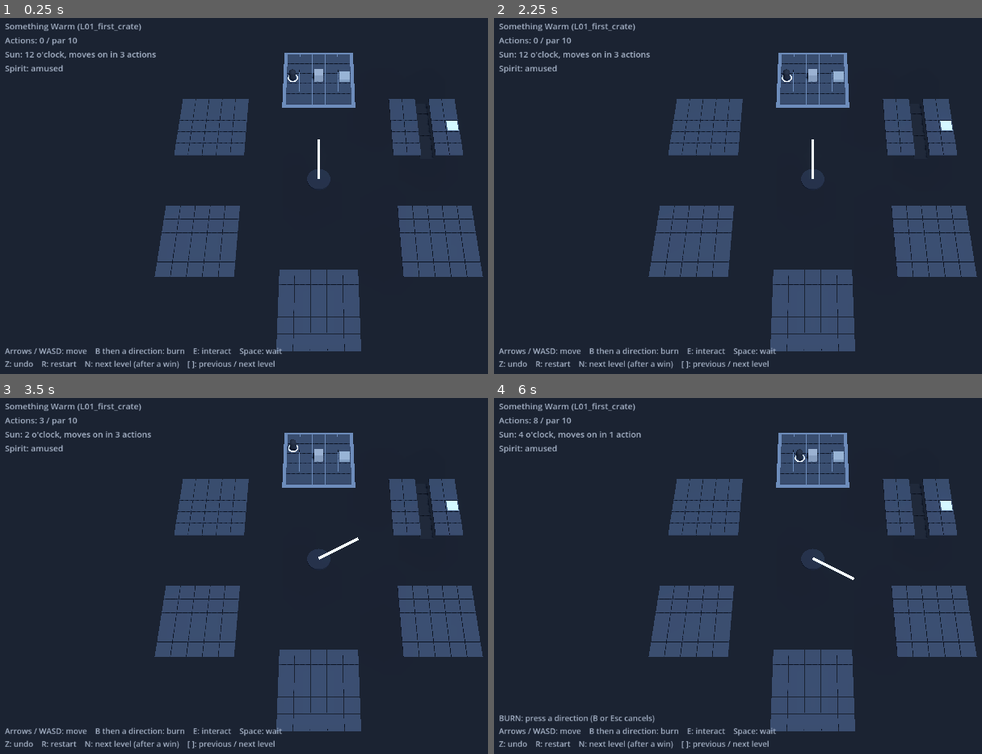
Above: before the commit, frames 1-4 (two rows, left to right).
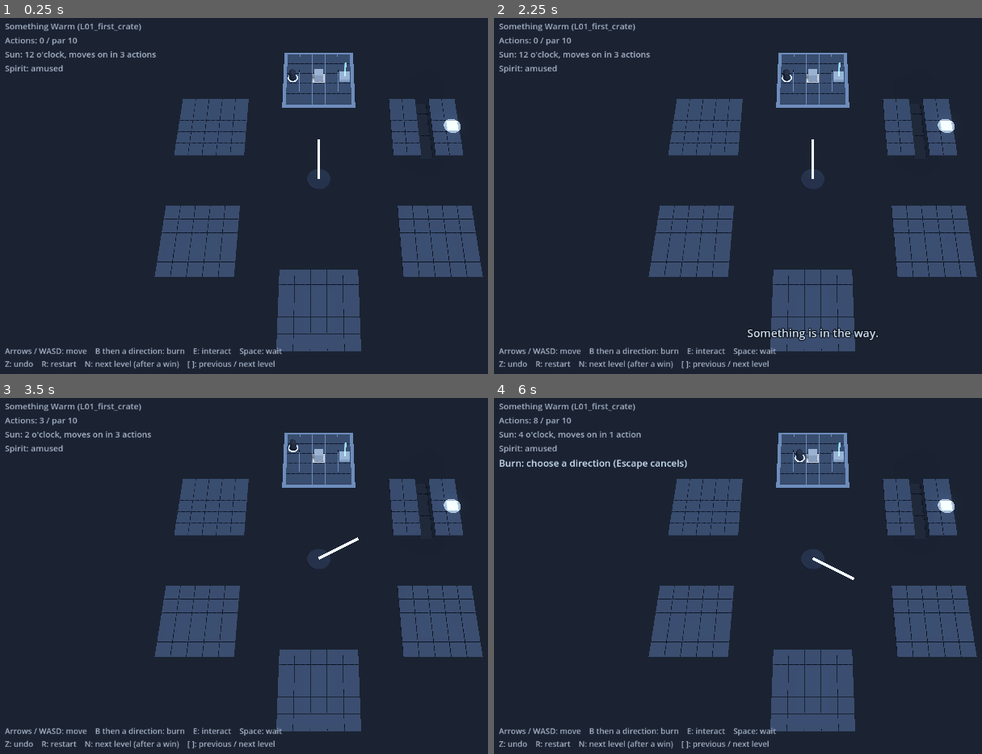
Above: after the commit, the same moments.

Repository: mariam-r23/Pyres_of_the_hours_NasCon
Game: Godot game, scene res://presentation/main.tscn
Two runs of this game, one before a commit and one after it. Both use one fixed random seed, a clock stepped at 60 frames per second and the inputs below.
Inputs:
- Up to frame 1 (0.25 s): no input
- Up to frame 2 (2.25 s): tap Enter at 0.5, 2 s; hold Right 0.53-1.28 s; tap B at 0.6 s; tap Space at 0.77, 1.25, 1.52 s; hold Down 1.28-2.03 s; tap Z at 1.35 s; hold Right from 2.03 s (still down); tap R at 2.1 s
- Up to frame 3 (3.5 s): tap Space at 2.75, 3.02 s; release Right at 2.78 s; hold Up from 2.78 s (still down); tap E at 2.85 s
- Up to frame 4 (6 s): tap Enter at 3.5, 5.1 s; release Up at 3.53 s; hold Left 3.53-5.03 s; tap N at 3.6 s; tap Space at 3.77, 4.25, 4.52 s; tap Q at 4.35 s; hold Down 5.03-5.78 s; hold Right from 5.78 s (still down); tap B at 5.85 s

The runs differ from the first frame. In frame 1, 0.1% of the frame differs, in the area x 64-95%, y 12-33%; in frame 2, 0.6%; in frame 3, 0.1%; in frame 4, 0.8%, in the area x 1-95%, y 12-92%.

Commit message:
feat(presentation): feedback for rejected actions, stair/exit/burnable markers
Rejected actions show a friendly line (one REJECTION_MESSAGES table,
raw reason as fallback) near the bottom center that fades after ~1.5 s
and clears on the next valid action. A context hint under the status
shows "Press E to use the stair." on a stair and the burn-mode prompt.
Stairs get a cold-light column, the exit a pale halo, and flammable
INTACT objects a faint warm-white edge that goes once burned. The player
stands on top of a stair. Also turns raw newlines inside main.gd strings
back into \n escapes.

Co-Authored-By: Claude Opus 5.5 <noreply@anthropic.com>

Diff:
--- a/presentation/main.gd
+++ b/presentation/main.gd
@@ -11,16 +11,35 @@
 const LevelList := preload("res://presentation/level_list.gd")
 const Sun := preload("res://core/sun.gd")
 
-const WON_NEXT_TEXT := "You reached the exit.
-Press N for the next level, R to restart."
-const WON_LAST_TEXT := "That was the last level for now.
-Press R to restart."
-const FAILED_TEXT := "The dial completed.
-Press R to restart or Z to undo."
+const WON_NEXT_TEXT := "You reached the exit.\nPress N for the next level, R to restart."
+const WON_LAST_TEXT := "That was the last level for now.\nPress R to restart."
+const FAILED_TEXT := "The dial completed.\nPress R to restart or Z to undo."
 const NO_LEVELS_TEXT := "No levels found in levels/data/."
-const CONTROLS_TEXT := "Arrows / WASD: move    B then a direction: burn    E: interact    Space: wait
-Z: undo    R: restart    N: next level (after a win)    [ ]: previous / next level"
-const BURN_MODE_TEXT := "BURN: press a direction (B or Esc cancels)"
+const CONTROLS_TEXT := "Arrows / WASD: move    B then a direction: burn    E: interact    Space: wait\nZ: undo    R: restart    N: next level (after a win)    [ ]: previous / next level"
+const BURN_HINT := "Burn: choose a direction (Escape cancels)"
+const STAIR_HINT := "Press E to use the stair."
+
+## Friendly line for every rejection reason (clarification 11, plus undo's
+## nothing_to_undo). An unmapped reason is shown as its raw string.
+const REJECTION_MESSAGES := {
+	"out_of_bounds": "That is the edge of the room.",
+	"blocked_terrain": "A wall or a gap blocks the way.",
+	"blocked_object": "Something is in the way.",
+	"shadow_blocks": "A shadow blocks the way. Fire can destroy it.",
+	"not_on_stair": "Stand on a stair to use it.",
+	"arrival_blocked": "The way out of the stair is blocked.",
+	"nothing_to_burn": "Nothing to burn there.",
+	"not_flammable": "That will not burn.",
+	"not_intact": "That is already burned.",
+	"ash_target_occupied": "The ash has nowhere to land.",
+	"shadow_wakes_on_you": "A shadow would wake on you. Do something else.",
+	"level_over": "The level is over. Z undoes, R restarts.",
+	"unknown_action": "That does nothing.",
+	"nothing_to_undo": "Nothing to undo.",
+}
+## Seconds the rejection line stays fully visible, then fades.
+const FEEDBACK_HOLD := 1.0
+const FEEDBACK_FADE := 0.5
 
 ## Cold, dark world (see room_view.gd COLORS for the color rule).
 const BACKGROUND := Color(0.035, 0.045, 0.065)
@@ -28,6 +47,7 @@
 const FOG := Color(0.10, 0.12, 0.16)
 const LIGHT := Color(0.80, 0.86, 0.95)
 const TEXT_COLOR := Color(0.65, 0.70, 0.78)
+const HINT_COLOR := Color(0.80, 0.88, 0.96)
 
 var controller: Node
 var clock: Node3D
@@ -38,6 +58,9 @@
 var _message: Label
 var _hint: Label
 var _status: Label
+var _context: Label
+var _feedback: Label
+var _feedback_tween: Tween
 var _refresh_queued := false
 
 
@@ -62,6 +85,10 @@
 	for type in ["action_applied", "action_rejected", "undo_done", "shadow_appeared",
 			"shadow_destroyed", "level_won", "level_failed"]:
 		bus.connect(type, func(_event): _queue_refresh())
+	bus.action_rejected.connect(func(event): show_feedback(rejection_message(event.get("reason", ""))))
+	# A valid action makes an old rejection line stale; clear it at once.
+	bus.action_applied.connect(func(_event): hide_feedback())
+	bus.undo_done.connect(func(_event): hide_feedback())
 	bus.level_loaded.connect(_on_level_loaded)
 	bus.level_restarted.connect(_queue_refresh)
 	controller.burn_mode_changed.connect(_on_burn_mode_changed)
@@ -102,9 +129,7 @@
 	var errors: Array = controller.load_level(entry["path"])
 	if not errors.is_empty():
 		level_id = previous_id
-		_show_message("Could not load %s:
-%s" % [entry["id"], "
-".join(PackedStringArray(errors))])
+		_show_message("Could not load %s:\n%s" % [entry["id"], "\n".join(PackedStringArray(errors))])
 	return errors
 
 
@@ -118,12 +143,28 @@
 	return ""
 
 
+## Friendly text for a rejection reason; the raw reason if it is not mapped.
+static func rejection_message(reason: String) -> String:
+	return REJECTION_MESSAGES.get(reason, reason)
+
+
+## The hint under the status label: burn mode first, then "stand on a stair",
+## else "". Reads the state only (what is on the player's tile).
+static func context_hint(state, burn_mode: bool) -> String:
+	if state == null or state.status != "playing":
+		return ""
+	if burn_mode:
+		return BURN_HINT
+	if state.object_at(state.player_hour, state.player_slot).get("type") == "stair":
+		return STAIR_HINT
+	return ""
+
+
 ## Top-left status: level, actions / par, sun, spirit mood.
 static func status_text(meta: Dictionary, id: String, state) -> String:
 	var title: String = meta.get("title", "")
 	var par: int = meta.get("par_actions", -1)
-	return "
-".join(PackedStringArray([
+	return "\n".join(PackedStringArray([
 		"%s (%s)" % [title, id] if title != "" else id,
 		"Actions: %d / par %s" % [state.action_count, str(par) if par >= 0 else "-"],
 		sun_text(state),
@@ -163,6 +204,31 @@
 	clock.refresh_all(state)
 	_show_message(end_message(state.status, LevelList.next_of(level_id) != null))
 	_status.text = status_text(level_meta, level_id, state)
+	_update_context_hint()
+
+
+## Shows a short line near the bottom center, then fades it out.
+func show_feedback(text: String) -> void:
+	if _feedback_tween != null:
+		_feedback_tween.kill()
+	_feedback.text = text
+	_feedback.modulate.a = 1.0
+	_feedback.visible = true
+	_feedback_tween = create_tween()
+	_feedback_tween.tween_interval(FEEDBACK_HOLD)
+	_feedback_tween.tween_property(_feedback, "modulate:a", 0.0, FEEDBACK_FADE)
+	_feedback_tween.tween_callback(func(): _feedback.visible = false)
+
+
+func hide_feedback() -> void:
+	if _feedback_tween != null:
+		_feedback_tween.kill()
+	_feedback.visible = false
+
+
+func _update_context_hint() -> void:
+	_context.text = context_hint(controller.current_state(), controller.burn_mode)
+	_context.visible = _context.text != ""
 
 
 func _show_message(text: String) -> void:
@@ -170,9 +236,8 @@
 	_message.visible = text != ""
 
 
-func _on_burn_mode_changed(active: bool) -> void:
-	_hint.text = (BURN_MODE_TEXT + "
-" if active else "") + CONTROLS_TEXT
+func _on_burn_mode_changed(_active: bool) -> void:
+	_update_context_hint()
 
 
 func _build_world() -> void:
@@ -243,3 +308,27 @@
 	_status.add_theme_font_size_override("font_size", 15)
 	_status.add_theme_color_override("font_color", TEXT_COLOR)
 	layer.add_child(_status)
+
+	# Just under the four status lines.
+	_context = Label.new()
+	_context.set_anchors_and_offsets_preset(Control.PRESET_TOP_LEFT)
+	_context.offset_left = 16
+	_context.offset_top = 112
+	_context.add_theme_font_size_override("font_size", 17)
+	_context.add_theme_color_override("font_color", HINT_COLOR)
+	_context.visible = false
+	layer.add_child(_context)
+
+	# Bottom center, above the controls text.
+	_feedback = Label.new()
+	_feedback.set_anchors_and_offsets_preset(Control.PRESET_CENTER_BOTTOM)
+	_feedback.offset_bottom = -64
+	_feedback.horizontal_alignment = HORIZONTAL_ALIGNMENT_CENTER
+	_feedback.grow_horizontal = Control.GROW_DIRECTION_BOTH
+	_feedback.grow_vertical = Control.GROW_DIRECTION_BEGIN
+	_feedback.add_theme_font_size_override("font_size", 20)
+	_feedback.add_theme_color_override("font_color", HINT_COLOR)
+	_feedback.add_theme_constant_override("outline_size", 6)
+	_feedback.add_theme_color_override("font_outline_color", BACKGROUND)
+	_feedback.visible = false
+	layer.add_child(_feedback)
--- a/presentation/room_view.gd
+++ b/presentation/room_view.gd
@@ -26,6 +26,9 @@
 	"stair": Color(0.55, 0.60, 0.66),        # pale cold steel
 	"exit": Color(0.70, 0.82, 0.90),         # pale cold light
 	"exit_glow": Color(0.35, 0.50, 0.60),
+	"exit_halo": Color(0.85, 0.93, 1.00, 0.35), # pale halo around the exit
+	"stair_marker": Color(0.55, 0.85, 0.95, 0.55), # cold-light column over a stair
+	"burnable_edge": Color(1.00, 0.93, 0.82, 0.55), # faint warm-white edge: "this burns"
 	"ash": Color(0.16, 0.16, 0.17),          # burned remains (charcoal)
 	"ember": Color(0.42, 0.14, 0.07),        # dim ember glow on gameplay ash
 	"shadow_body": Color(0.03, 0.03, 0.04),
@@ -43,6 +46,12 @@
 const EMBER_ENERGY := 0.8
 const SHADOW_TIP_DORMANT_ENERGY := 0.2
 const SHADOW_TIP_ACTIVE_ENERGY := 2.5
+const EXIT_GLOW_ENERGY := 1.6
+const MARKER_ENERGY := 1.0
+const BURNABLE_EDGE_ENERGY := 0.6
+## How far the burnable edge sticks out past the object on each side.
+const BURNABLE_EDGE_MARGIN := 0.12
+const STAIR_COLUMN_HEIGHT := 1.4
 ## Walls are kept low so they do not hide what stands behind them.
 const WALL_HEIGHT := 0.6
 
@@ -106,7 +115,7 @@
 		if sh["hour"] == hour:
 			_draw_shadow(sh["slot"], Sun.is_hour_passed(state, hour))
 	if state.player_hour == hour:
-		_draw_player(state.player_slot)
+		_draw_player(state, hour)
 
 
 func _draw_terrain(tile: String, slot: Vector2i) -> void:
@@ -147,8 +156,33 @@
 		_:
 			size = Vector3(0.5, 0.5, 0.5)
 			lift = 0.25
-	var energy := EMBER_ENERGY if style["emission"] != null else 0.0
+	var energy := 0.0
+	if style["emission"] != null:
+		energy = EXIT_GLOW_ENERGY if obj["type"] == "exit" else EMBER_ENERGY
 	_mesh_box(size, pos + Vector3(0, lift, 0), _material(style["color"], style["emission"], energy))
+
+	var base_y := lift - size.y / 2.0
+	# Burnable (flammable and INTACT): a faint warm-white edge around the base.
+	if obj["flammable"] and obj["state"] == GameStateScript.INTACT:
+		var edge := Vector3(size.x + 2.0 * BURNABLE_EDGE_MARGIN, 0.02, size.z + 2.0 * BURNABLE_EDGE_MARGIN)
+		_mesh_box(edge, pos + Vector3(0, base_y + 0.005, 0),
+			_material(COLORS["burnable_edge"], COLORS["burnable_edge"], BURNABLE_EDGE_ENERGY))
+	match obj["type"]:
+		"stair":
+			# A thin column of cold light, so a stair reads from any distance.
+			var column := CylinderMesh.new()
+			column.top_radius = 0.07
+			column.bottom_radius = 0.07
+			column.height = STAIR_COLUMN_HEIGHT
+			_mesh(column, pos + Vector3(0, base_y + size.y + STAIR_COLUMN_HEIGHT / 2.0, 0),
+				_material(COLORS["stair_marker"], COLORS["stair_marker"], MARKER_ENERGY))
+		"exit":
+			var halo := CylinderMesh.new()
+			halo.top_radius = 0.62
+			halo.bottom_radius = 0.62
+			halo.height = 0.02
+			_mesh(halo, pos + Vector3(0, base_y + 0.004, 0),
+				_material(COLORS["exit_halo"], COLORS["exit_halo"], MARKER_ENERGY))
 
 
 func _draw_shadow(slot: Vector2i, active: bool) -> void:
@@ -165,15 +199,18 @@
 	_mesh(tip, pos + Vector3(0, 0.9, 0), _material(COLORS["shadow_tip"], COLORS["shadow_tip"], energy))
 
 
-func _draw_player(slot: Vector2i) -> void:
+func _draw_player(state: GameStateScript, hour: int) -> void:
+	var slot := state.player_slot
+	# Stand on top of a stair box instead of inside it (stair height 0.3).
+	var floor_y := 0.3 if state.object_at(hour, slot).get("type") == "stair" else 0.0
 	var capsule := CapsuleMesh.new()
 	capsule.radius = 0.25
 	capsule.height = 0.9
-	_mesh(capsule, slot_to_position(slot) + Vector3(0, 0.45, 0), _material(COLORS["player"], null, 0.0))
+	_mesh(capsule, slot_to_position(slot) + Vector3(0, floor_y + 0.45, 0), _material(COLORS["player"], null, 0.0))
 	var ring := TorusMesh.new()
 	ring.inner_radius = 0.3
 	ring.outer_radius = 0.4
-	_mesh(ring, slot_to_position(slot) + Vector3(0, 0.03, 0), _material(COLORS["player_ring"], COLORS["player_ring"], 0.8))
+	_mesh(ring, slot_to_position(slot) + Vector3(0, floor_y + 0.03, 0), _material(COLORS["player_ring"], COLORS["player_ring"], 0.8))
 
 
 func _box(size: Vector3, pos: Vector3, color_key: String) -> void:
--- a/tests/run_tests.gd
+++ b/tests/run_tests.gd
@@ -19,6 +19,7 @@
 	"res://tests/test_presentation.gd",
 	"res://tests/test_views.gd",
 	"res://tests/test_progression.gd",
+	"res://tests/test_feedback.gd",
 ]
 
 ## Our own case file; every *.json in SHARED_CASES_DIR (Mariam's) runs too.
--- /dev/null
+++ b/tests/test_feedback.gd
@@ -0,0 +1,67 @@
+extends "res://tests/test_suite.gd"
+## Tests for player feedback in presentation/main.gd: rejection messages and
+## the context hint (stair / burn mode). Pure functions only, no window.
+
+const GS := preload("res://core/game_state.gd")
+const Loader := preload("res://core/level_loader.gd")
+const MainScript := preload("res://presentation/main.gd")
+const RoomViewScript := preload("res://presentation/room_view.gd")
+
+## Every reason core/ can send (clarification 11) plus undo's nothing_to_undo.
+const ALL_REASONS := [
+	"out_of_bounds", "blocked_terrain", "blocked_object", "shadow_blocks",
+	"not_on_stair", "arrival_blocked",
+	"nothing_to_burn", "not_flammable", "not_intact", "ash_target_occupied",
+	"shadow_wakes_on_you", "level_over", "unknown_action", "nothing_to_undo",
+]
+
+
+func _l01() -> GS:
+	return Loader.load_file("res://tests/fixtures/L01_first_crate.json")["state"]
+
+
+func test_every_reason_has_a_message() -> bool:
+	for reason in ALL_REASONS:
+		var text: String = MainScript.rejection_message(reason)
+		check(text != reason and text != "", "%s has a friendly message (got \"%s\")" % [reason, text])
+		check(text.ends_with("."), "%s message is a sentence" % reason)
+	check_eq(MainScript.rejection_message("not_on_stair"), "Stand on a stair to use it.", "the playtest case")
+	return true
+
+
+func test_core_reasons_are_all_listed() -> bool:
+	# Every rejection constant core/ defines must be in the test list above.
+	var found := {}
+	for path in ["res://core/turn_manager.gd", "res://core/ash_transfer.gd", "res://core/walkability.gd", "res://core/snapshot_stack.gd"]:
+		var constants: Dictionary = load(path).get_script_constant_map()
+		for name in constants:
+			if name.begins_with("REASON_"):
+				found[constants[name]] = true
+				check(ALL_REASONS.has(constants[name]), "%s.%s (%s) is covered" % [path.get_file(), name, constants[name]])
+	check(found.size() >= 12, "found the core reason constants (%d: %s)" % [found.size(), str(found.keys())])
+	return true
+
+
+func test_unknown_reason_falls_back_to_raw_string() -> bool:
+	check_eq(MainScript.rejection_message("some_new_reason"), "some_new_reason", "raw reason")
+	check_eq(MainScript.rejection_message(""), "", "empty reason")
+	return true
+
+
+func test_context_hint() -> bool:
+	var s := _l01()  # player at [0,2] in hour 12; the stair is at [4,2]
+	check_eq(MainScript.context_hint(s, false), "", "nothing to say off the stair")
+	check_eq(MainScript.context_hint(s, true), "Burn: choose a direction (Escape cancels)", "burn mode")
+	s.player_slot = Vector2i(4, 2)
+	check_eq(MainScript.context_hint(s, false), "Press E to use the stair.", "on the stair")
+	check_eq(MainScript.context_hint(s, true), "Burn: choose a direction (Escape cancels)", "burn mode wins over the stair hint")
+	s.status = GS.WON
+	check_eq(MainScript.context_hint(s, false), "", "no hint once the level is over")
+	check_eq(MainScript.context_hint(null, true), "", "no hint without a level")
+	return true
+
+
+func test_new_colors_exist() -> bool:
+	for key in ["stair_marker", "exit_halo", "burnable_edge"]:
+		check(RoomViewScript.COLORS.has(key), "%s color is in the one color table" % key)
+	return true
Not shown, added: tests/test_feedback.gd.uid
